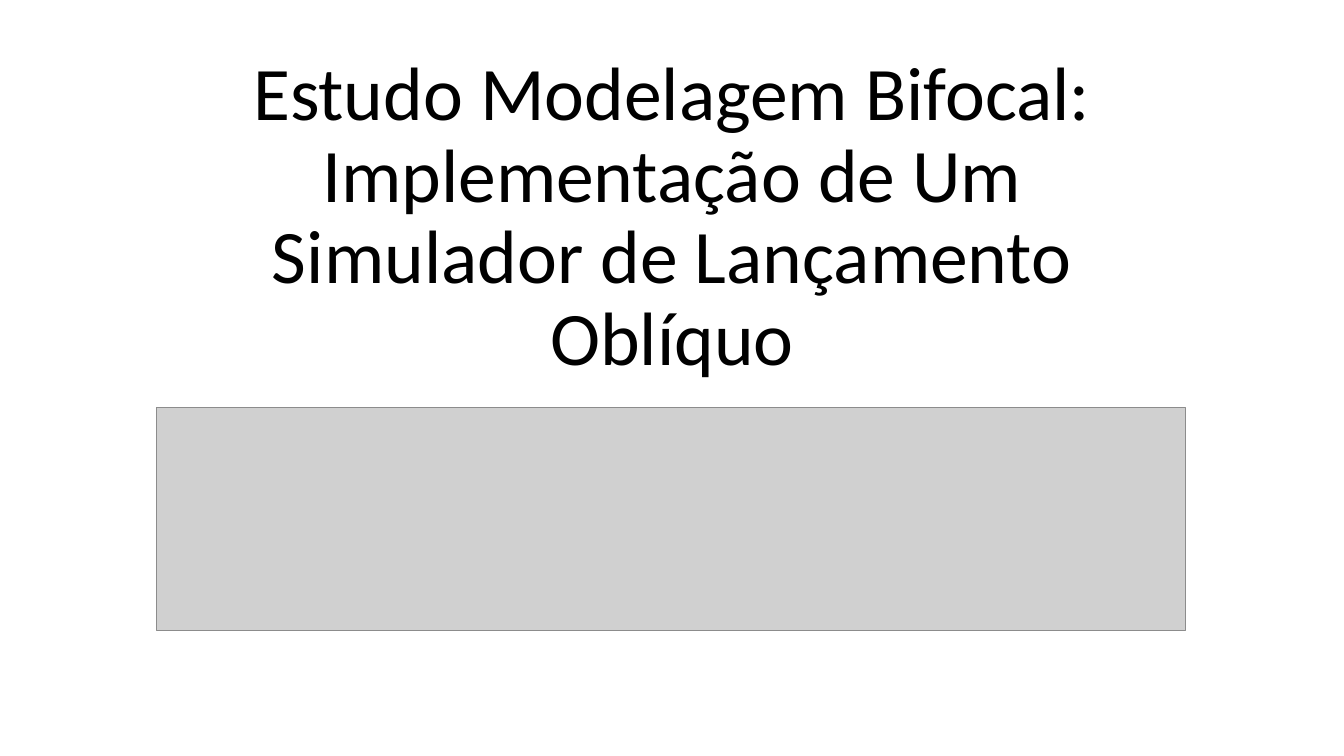
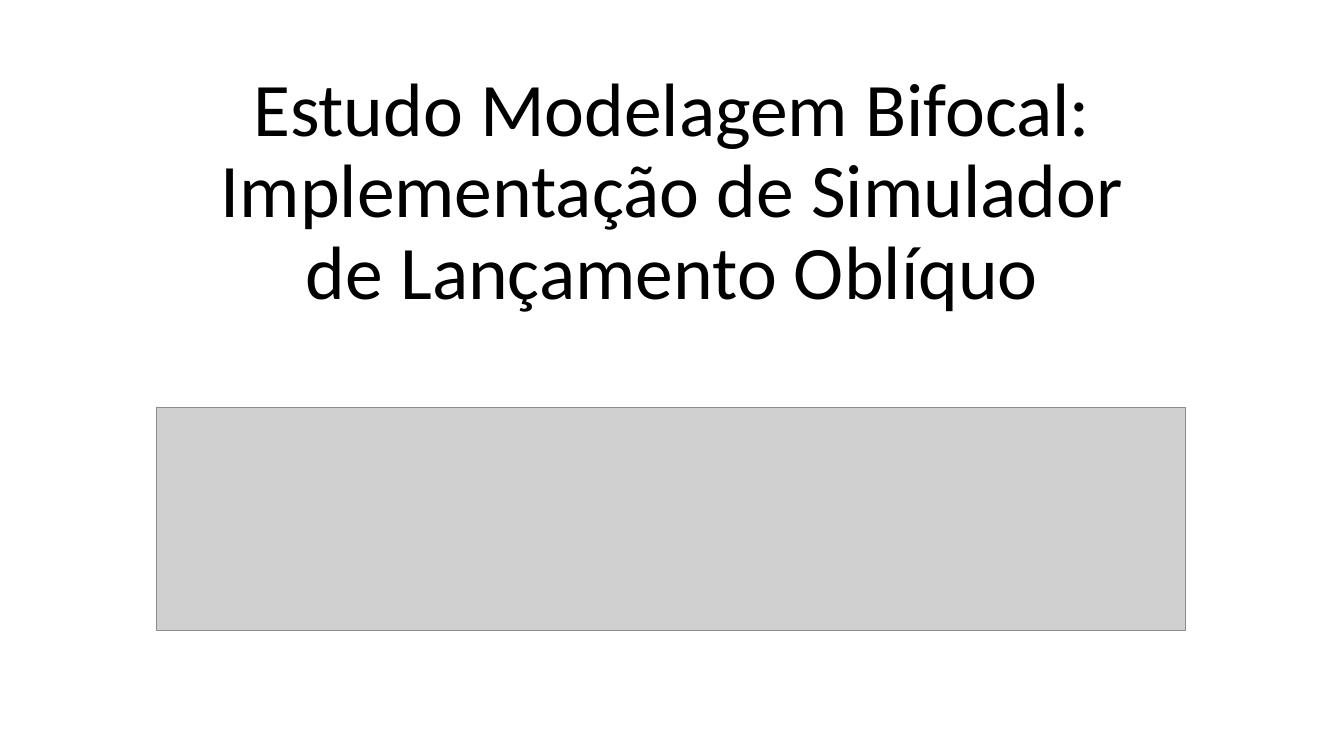
Before and after one commit to jonatanrinckus/SimulacaoDiscretaTrabalhoM2, a slide deck: slide 1 of new/Estudo Modelagem Bifocal.pptx. Drawn at 1344x756 pixels with LibreOffice and Linux fonts; fonts in the diff are those of the drawing; grey boxes stand for pictures. Boxes give left, top, right and bottom in pixels: in the first picture for what was removed or moved away, otherwise in the second. Text is boxed around its words. In the diff, an @@ line names an element or a change of style, - is before the commit and + after.

```diff
--- a/new/Estudo Modelagem Bifocal.pptx
+++ b/new/Estudo Modelagem Bifocal.pptx
@@ title at (x1=221, y1=83, x2=1122, y2=312): text changed @@
-Estudo Modelagem Bifocal:
-Implementação de Um Simulador de Lançamento Oblíquo
+Estudo Modelagem Bifocal:
+Implementação de Simulador de Lançamento Oblíquo
```
Also in this commit, not shown: 6 other slides changed, 4 slides added.
